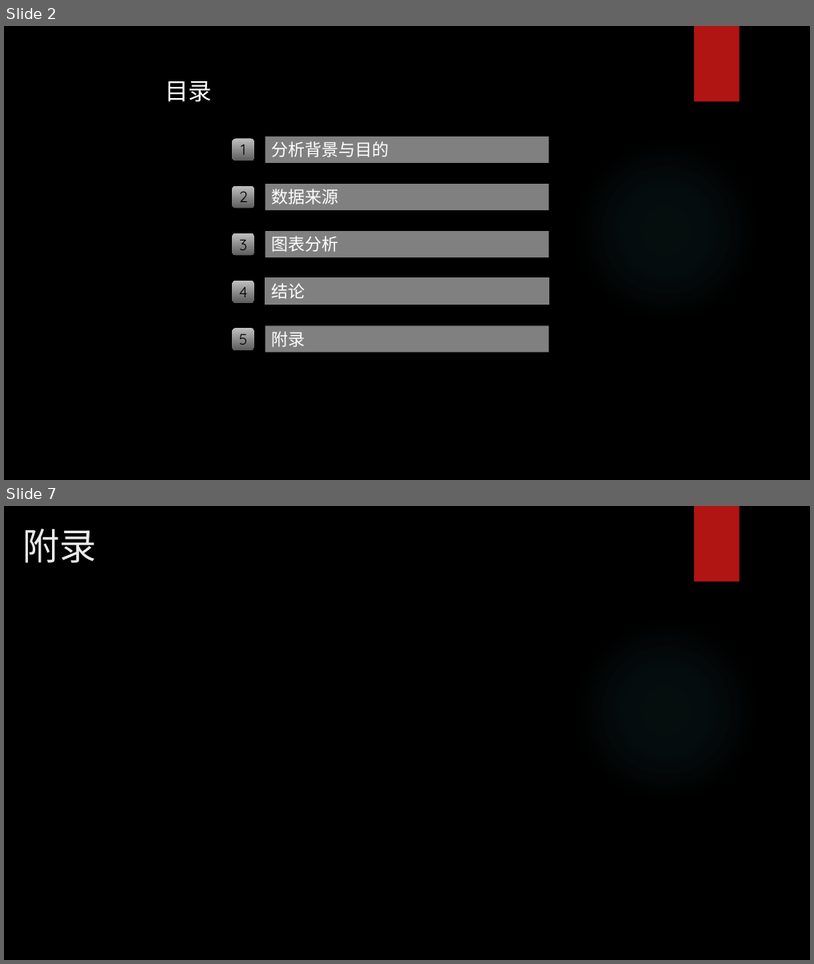
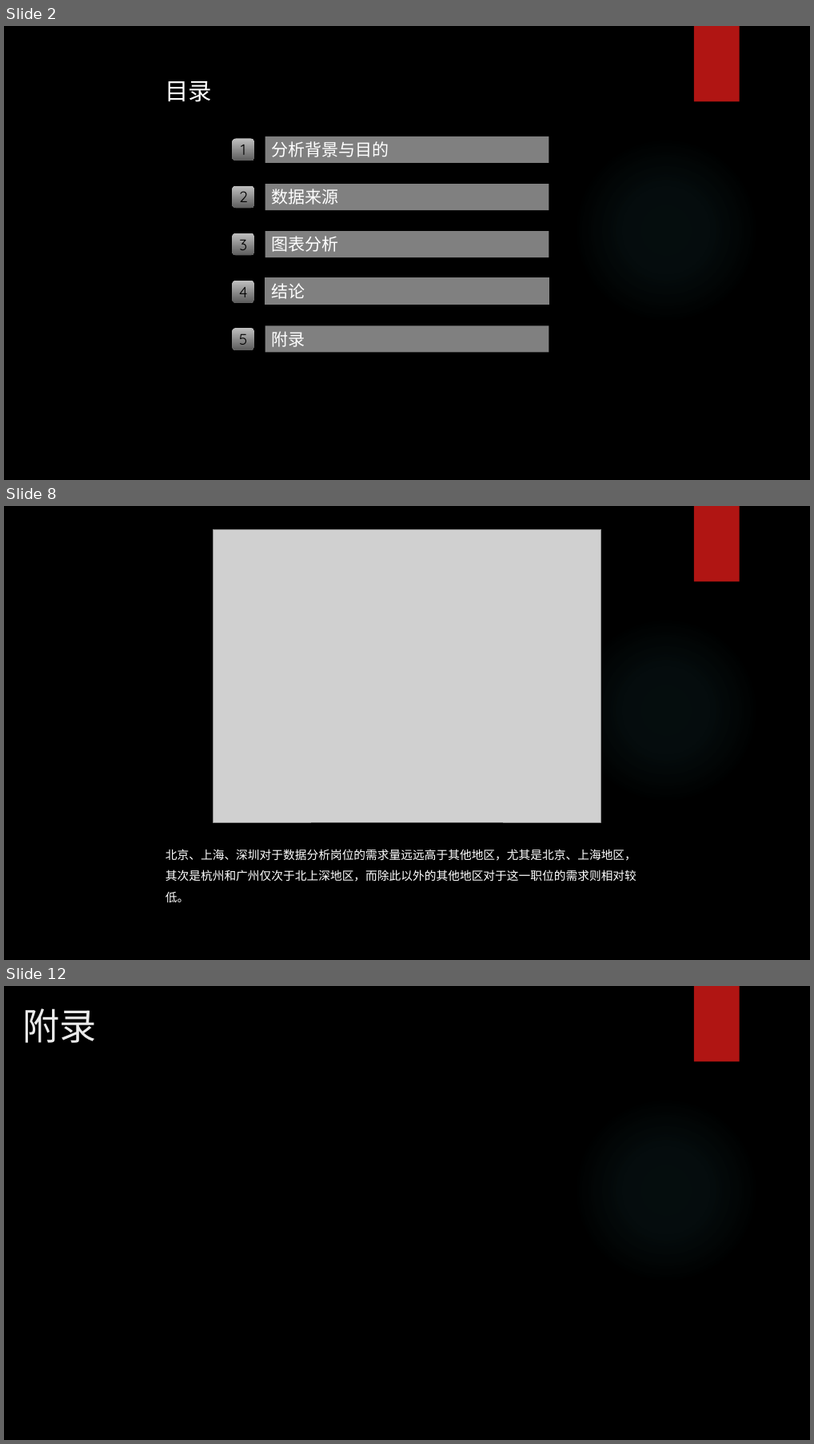
Before and after one commit to JackyQQQu/Lagou_DAposition, a slide deck: 数据分析报告.pptx. Shown one above the other, each under a label of ours: slides 2 and 7 before the commit, slides 2, 8 and 12 after it; the slides between them are not shown. The pictures are 814x964 and 814x1444 pixels, drawn with LibreOffice and Linux fonts; fonts in the diff are those of the drawing; grey boxes stand for pictures; background and template pictures are left out. Boxes give left, top, right and bottom in pixels: in the first picture for what was removed or moved away, otherwise in the second. Text is boxed around its words. In the diff, an @@ line names an element or a change of style, - is before the commit and + after.

```diff
--- a/数据分析报告.pptx
+++ b/数据分析报告.pptx
@@ slide 8 added at (4,506,810,960), background picture (left out); not listed: 2 template elements that a slide beside it also shows @@
@@ picture added at (214,529,602,822) @@
@@ text added at (166,848,637,881), 14 pt, text #FFFFFF @@
+北京、上海、深圳对于数据分析岗位的需求量远远高于其他地区，尤其是北京、上海地区，其次是杭州和广州仅次于北上深地区，而除此以外的其他地区对于这一职位的需求则相对较低。
@@ what was slide 7 is now slide 12 @@
```
Also in this commit, not shown: 4 slides changed, 5 other slides added, 1 slide removed, 1 other file.
